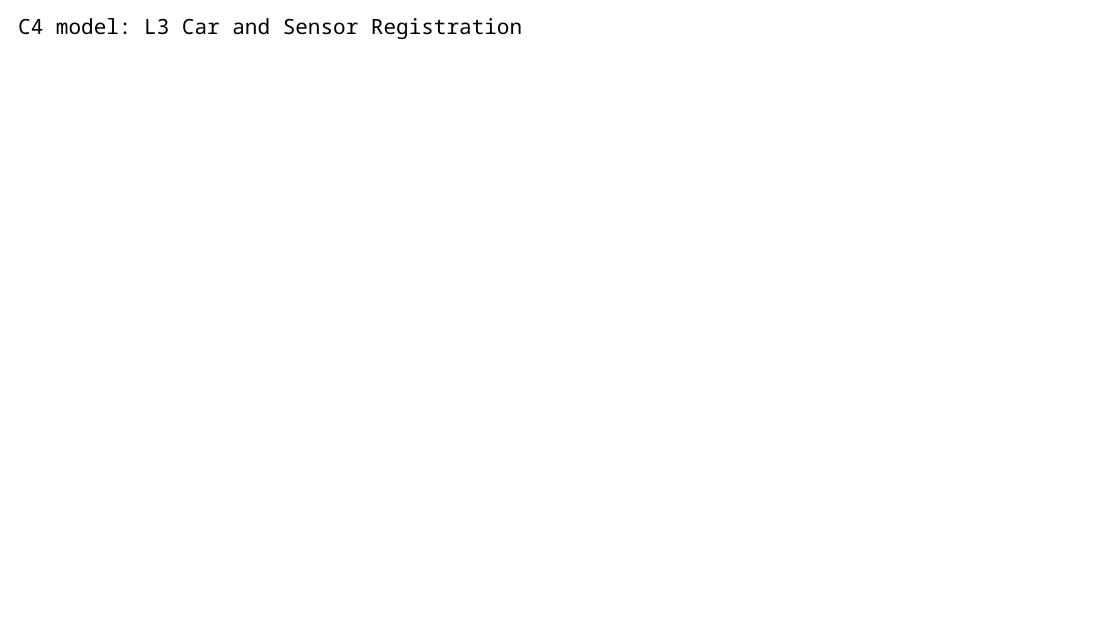
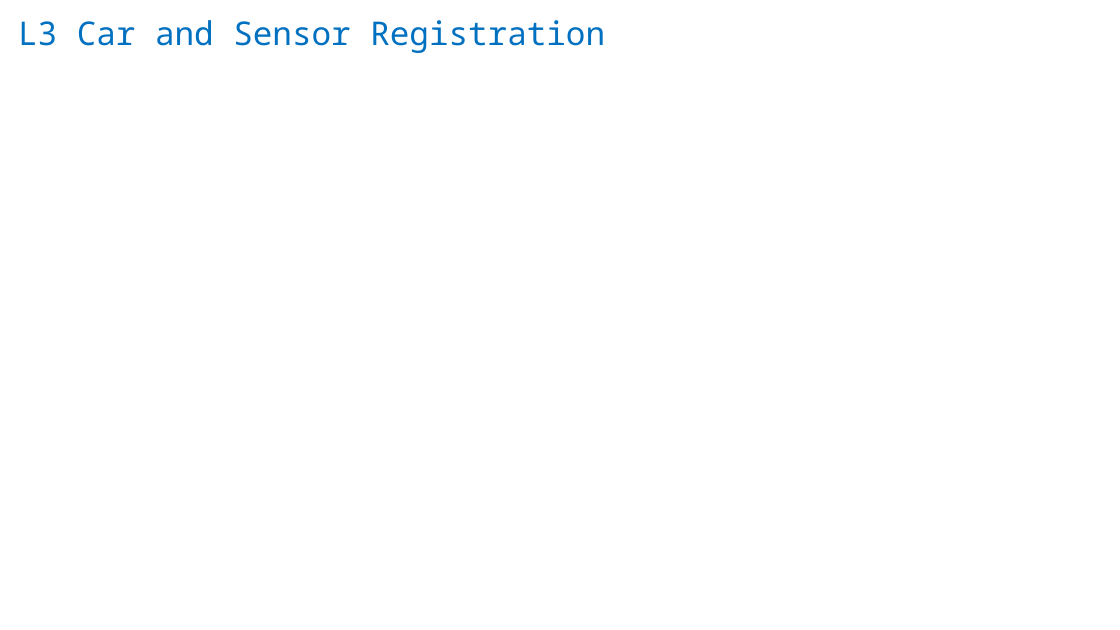
Before and after one commit to alexeykko/rct-project-nswi130, a slide deck: slide 13 of RacingCarTrackerPresentation.pptx. Drawn at 1120x630 pixels with LibreOffice and Linux fonts; fonts in the diff are those of the drawing; background and template pictures are left out. Boxes give left, top, right and bottom in pixels: in the first picture for what was removed or moved away, otherwise in the second. Text is boxed around its words. In the diff, an @@ line names an element or a change of style, - is before the commit and + after.

```diff
--- a/RacingCarTrackerPresentation.pptx
+++ b/RacingCarTrackerPresentation.pptx
@@ text at [18, 20, 605, 53]: text changed; size 18 to 28 pt; text colour #000000 to #0070C0 @@
-C4 model: L3 Car and Sensor Registration
+L3 Car and Sensor Registration
```
Also in this commit, not shown: 22 other slides changed.
